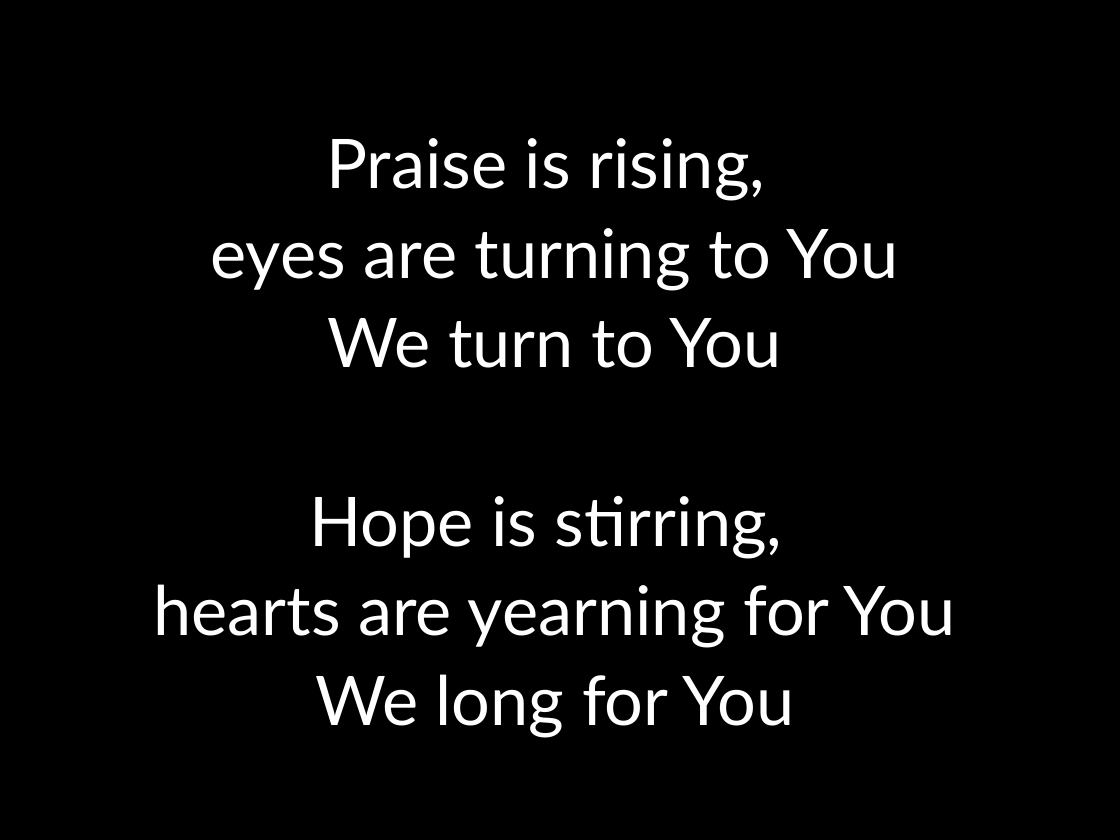
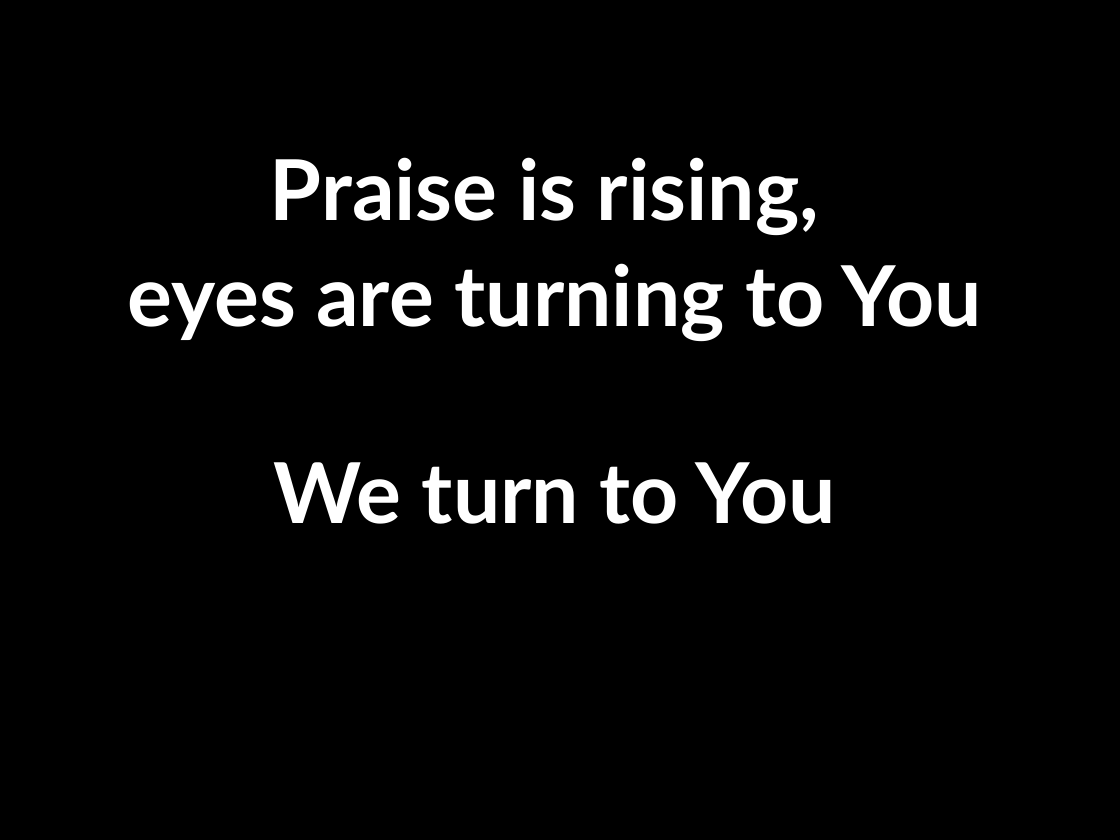
Before and after one commit to kendall412/worship, a slide deck: slide 2 of Hosanna (Praise is Rising).pptx. Drawn at 1120x840 pixels with LibreOffice and Linux fonts; fonts in the diff are those of the drawing. Boxes give left, top, right and bottom in pixels: in the first picture for what was removed or moved away, otherwise in the second. Text is boxed around its words. In the diff, an @@ line names an element or a change of style, - is before the commit and + after.

```diff
--- a/Hosanna (Praise is Rising).pptx
+++ b/Hosanna (Praise is Rising).pptx
@@ subtitle "Praise is rising," at [128, 157, 982, 524]: size 44 to 54 pt, bold on @@
@@ subtitle at [153, 496, 955, 738]: paragraphs removed @@
-Hope is stirring,
-hearts are yearning for You
-We long for You
```
Also in this commit, not shown: 10 other slides changed, 5 slides added, 5 other files.
